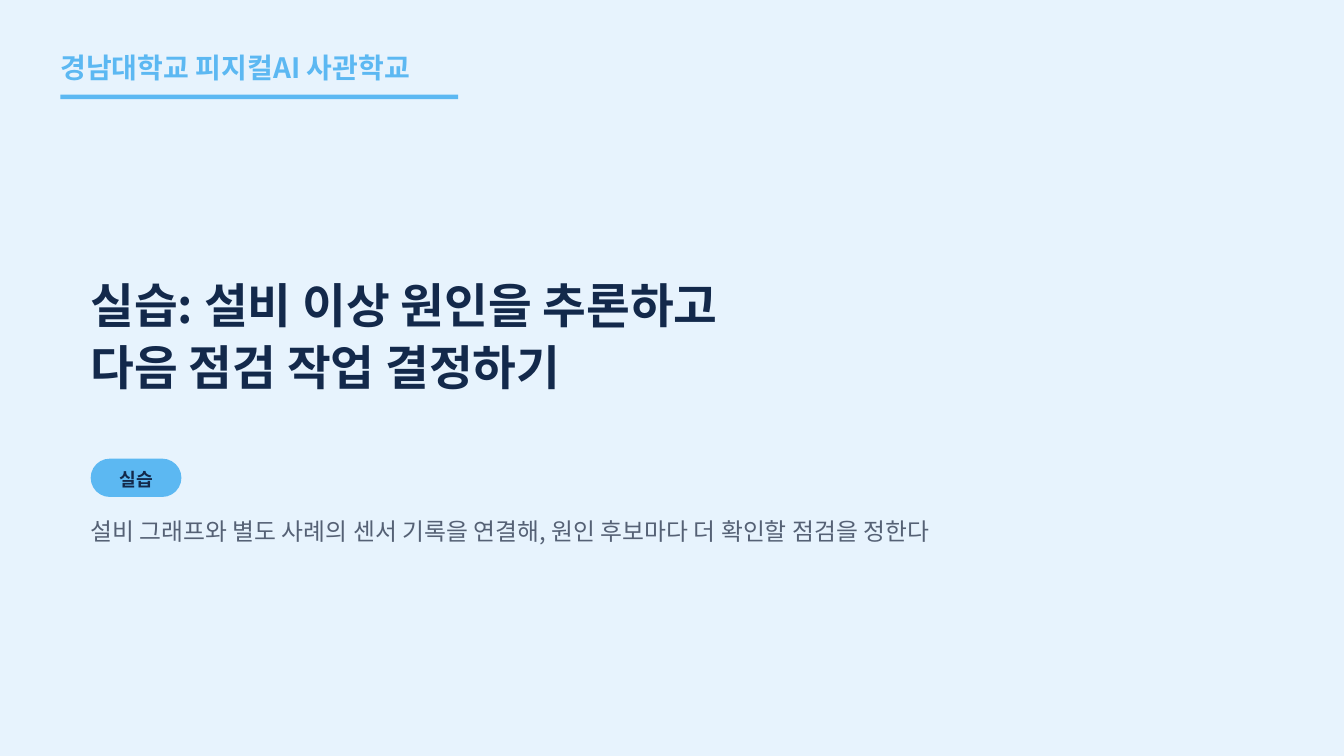
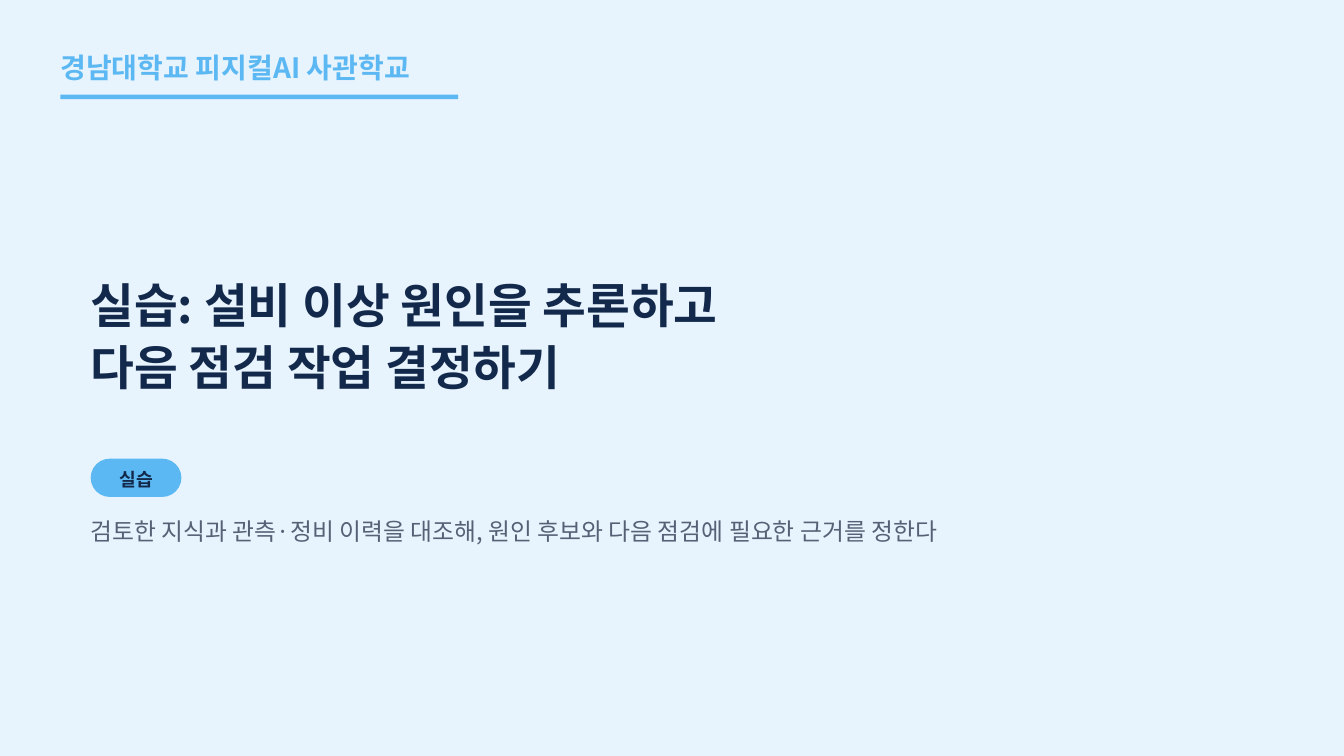
Before and after one commit to uengine-oss/hyd-iot-edu, a slide deck: slide 65 of workspace/강의제작/산출물/통합반/이론/05회차/통합반_05일차.pptx. Drawn at 1344x756 pixels with LibreOffice and Linux fonts; fonts in the diff are those of the drawing. Boxes give left, top, right and bottom in pixels: in the first picture for what was removed or moved away, otherwise in the second. Text is boxed around its words. In the diff, an @@ line names an element or a change of style, - is before the commit and + after.

Commit message:
통합 5회차 원인 점검 랩 소개를 기능별 실행으로 맞춤

```diff
--- a/workspace/강의제작/산출물/통합반/이론/05회차/통합반_05일차.pptx
+++ b/workspace/강의제작/산출물/통합반/이론/05회차/통합반_05일차.pptx
@@ text at <box>91,520,937,544</box>: text changed @@
-설비 그래프와 별도 사례의 센서 기록을 연결해, 원인 후보마다 더 확인할 점검을 정한다
+검토한 지식과 관측·정비 이력을 대조해, 원인 후보와 다음 점검에 필요한 근거를 정한다
```
Also in this commit, not shown: 1 other slide changed, 2 other files.
